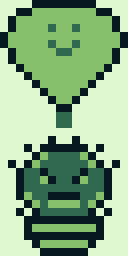
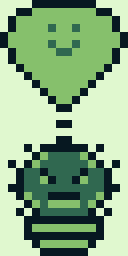
Layer changes from the first 128 x 256 image to the second:
painted on "Background" over [8, 112, 120, 192]
